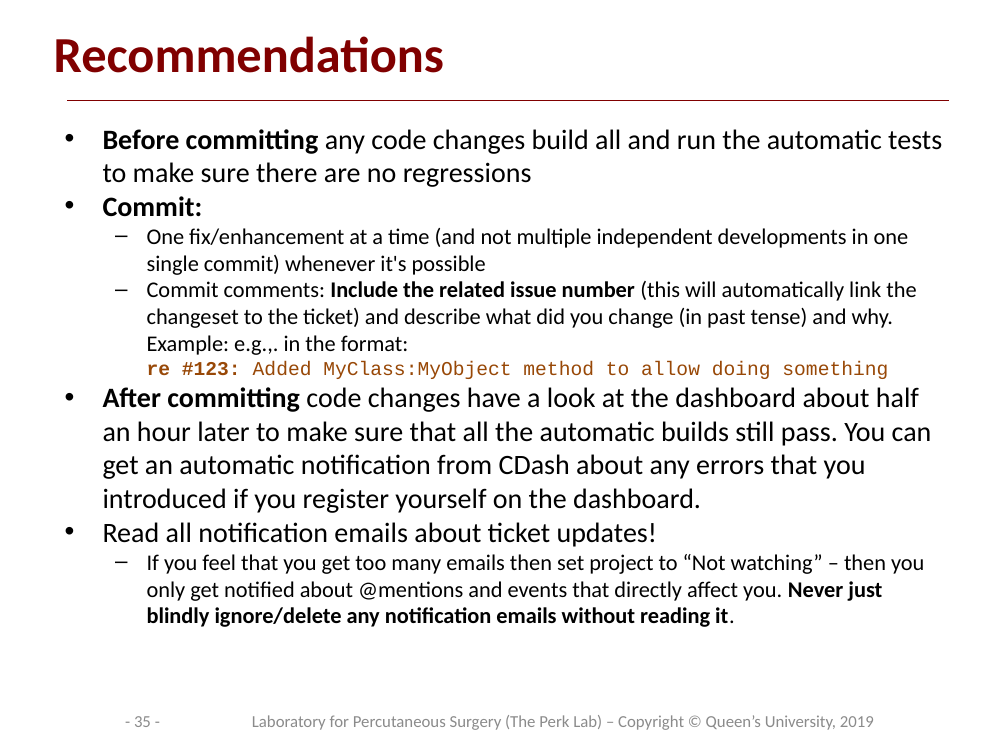
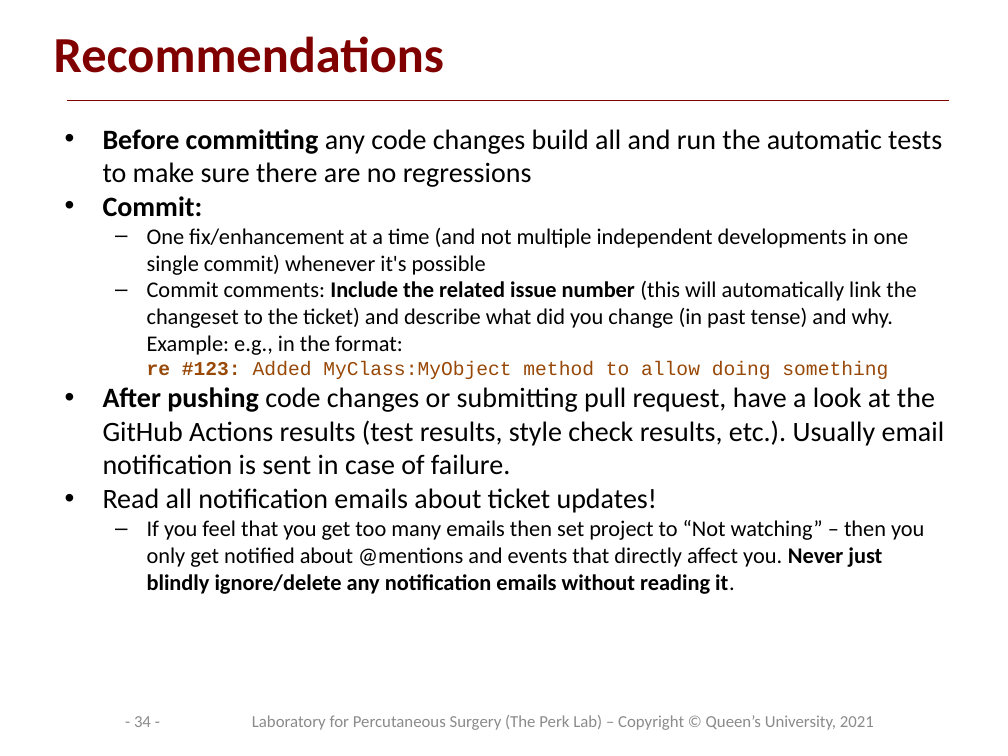
Before and after one commit to PerkLab/PerkLabBootcamp, a slide deck: slide 34 of Doc/day1_2_PerkLabProjectManagement.pptx (slide 35 before the commit). Drawn at 1008x756 pixels with LibreOffice and Linux fonts; fonts in the diff are those of the drawing; background and template pictures are left out. Boxes give left, top, right and bottom in pixels: in the first picture for what was removed or moved away, otherwise in the second. Text is boxed around its words. In the diff, an @@ line names an element or a change of style, - is before the commit and + after.

```diff
--- a/Doc/day1_2_PerkLabProjectManagement.pptx
+++ b/Doc/day1_2_PerkLabProjectManagement.pptx
@@ text at [103,281,945,475]: text changed; size 20 to 16 pt @@
-  – Commit comments: Include the related issue number (this will automatically link the changeset to the ticket) and describe what did you change (in past tense) and why. Example: e.g.,. in the format:
-    re #123: Added MyClass:MyObject method to allow doing something
-• After committing code changes have a look at the dashboard about half an hour later to make sure that all the automatic builds still pass. You can get an automatic notification from CDash about any errors that you introduced if you register yourself on the dashboard.
+  – Commit comments: Include the related issue number (this will automatically link the changeset to the ticket) and describe what did you change (in past tense) and why. Example: e.g., in the format:
+    re #123: Added MyClass:MyObject method to allow doing something
+• After pushing code changes or submitting pull request, have a look at the GitHub Actions results (test results, style check results, etc.). Usually email notification is sent in case of failure.
@@ page number at [134,716,151,727]: text changed @@
-- 35 -
+- 34 -
@@ text at [252,715,874,730]: text changed @@
-Laboratory for Percutaneous Surgery (The Perk Lab) – Copyright © Queen’s University, 2019
+Laboratory for Percutaneous Surgery (The Perk Lab) – Copyright © Queen’s University, 2021
```
Also in this commit, not shown: 29 other slides changed, 6 slides added, 7 slides removed, 6 other files.
